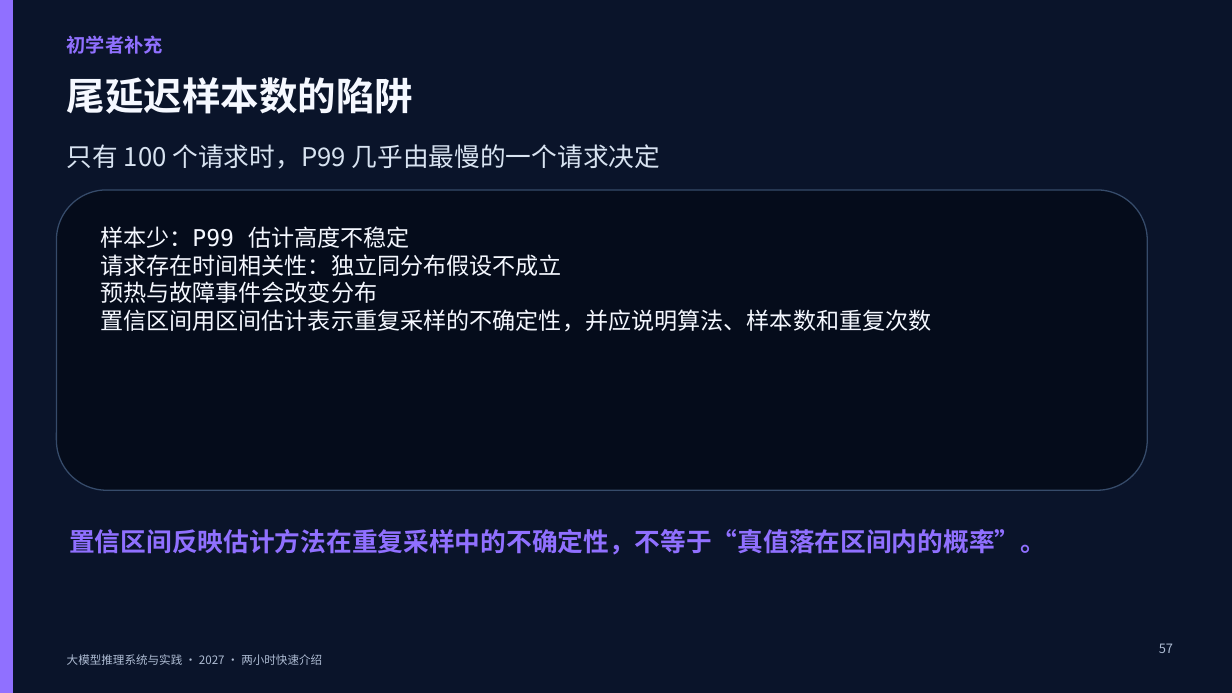
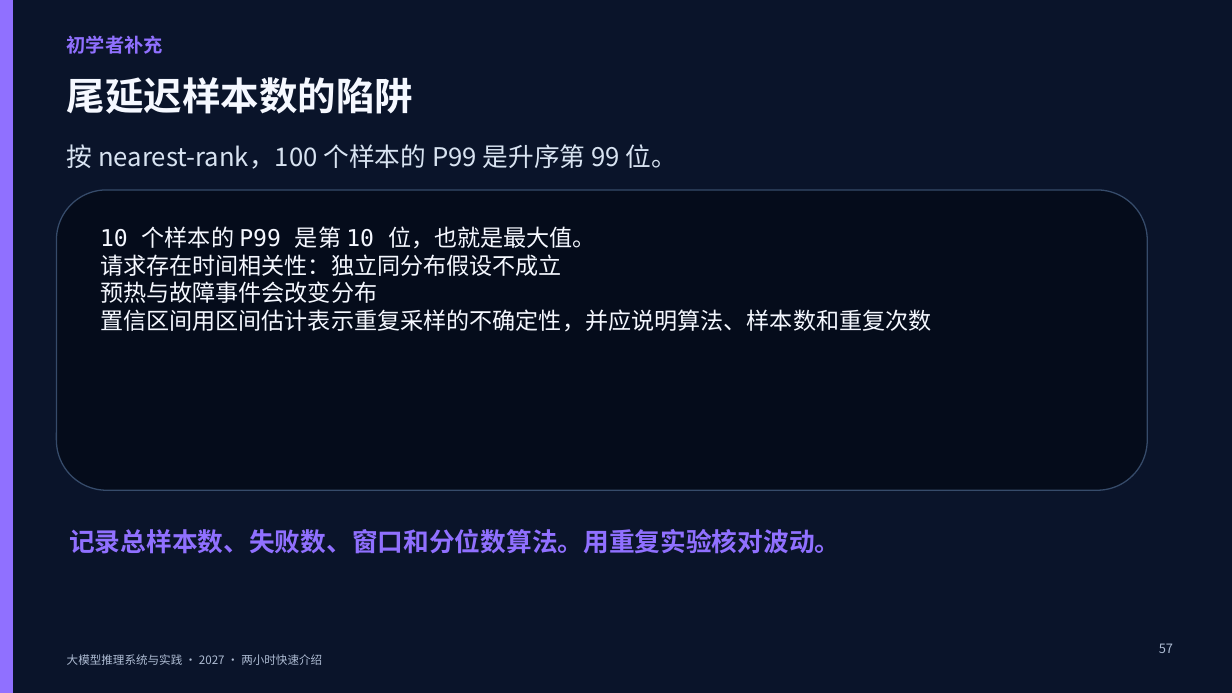
Before and after one commit to vLLM-HUST/intro-to-llm-inference-engines, a slide deck: slide 57 of build/slides/2027/course-overview/LLM推理系统_两小时快速介绍.pptx. Drawn at 1232x693 pixels with LibreOffice and Linux fonts; fonts in the diff are those of the drawing. Boxes give left, top, right and bottom in pixels: in the first picture for what was removed or moved away, otherwise in the second. Text is boxed around its words. In the diff, an @@ line names an element or a change of style, - is before the commit and + after.

```diff
--- a/build/slides/2027/course-overview/LLM推理系统_两小时快速介绍.pptx
+++ b/build/slides/2027/course-overview/LLM推理系统_两小时快速介绍.pptx
@@ text at <box>67,144,677,169</box>: text changed @@
-只有 100 个请求时，P99 几乎由最慢的一个请求决定
+按 nearest-rank，100 个样本的 P99 是升序第 99 位。
@@ text at <box>100,226,596,249</box>: text changed @@
-样本少：P99 估计高度不稳定
+10 个样本的 P99 是第 10 位，也就是最大值。
@@ text at <box>69,529,840,554</box>: text changed @@
-置信区间反映估计方法在重复采样中的不确定性，不等于“真值落在区间内的概率”。
+记录总样本数、失败数、窗口和分位数算法。用重复实验核对波动。
```
Also in this commit, not shown: 14 other slides changed, 1 slide added, 1 slide removed, 10 other files.
